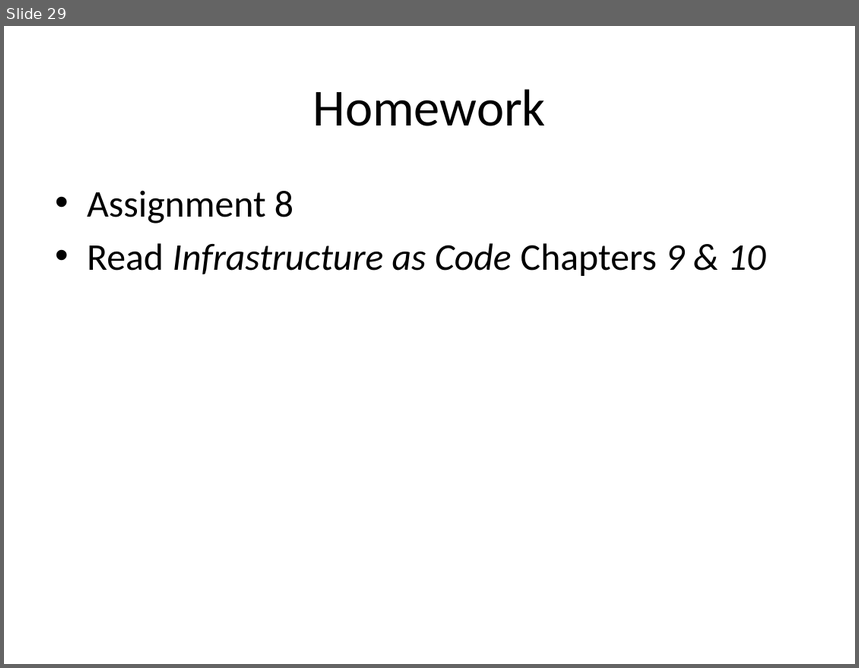
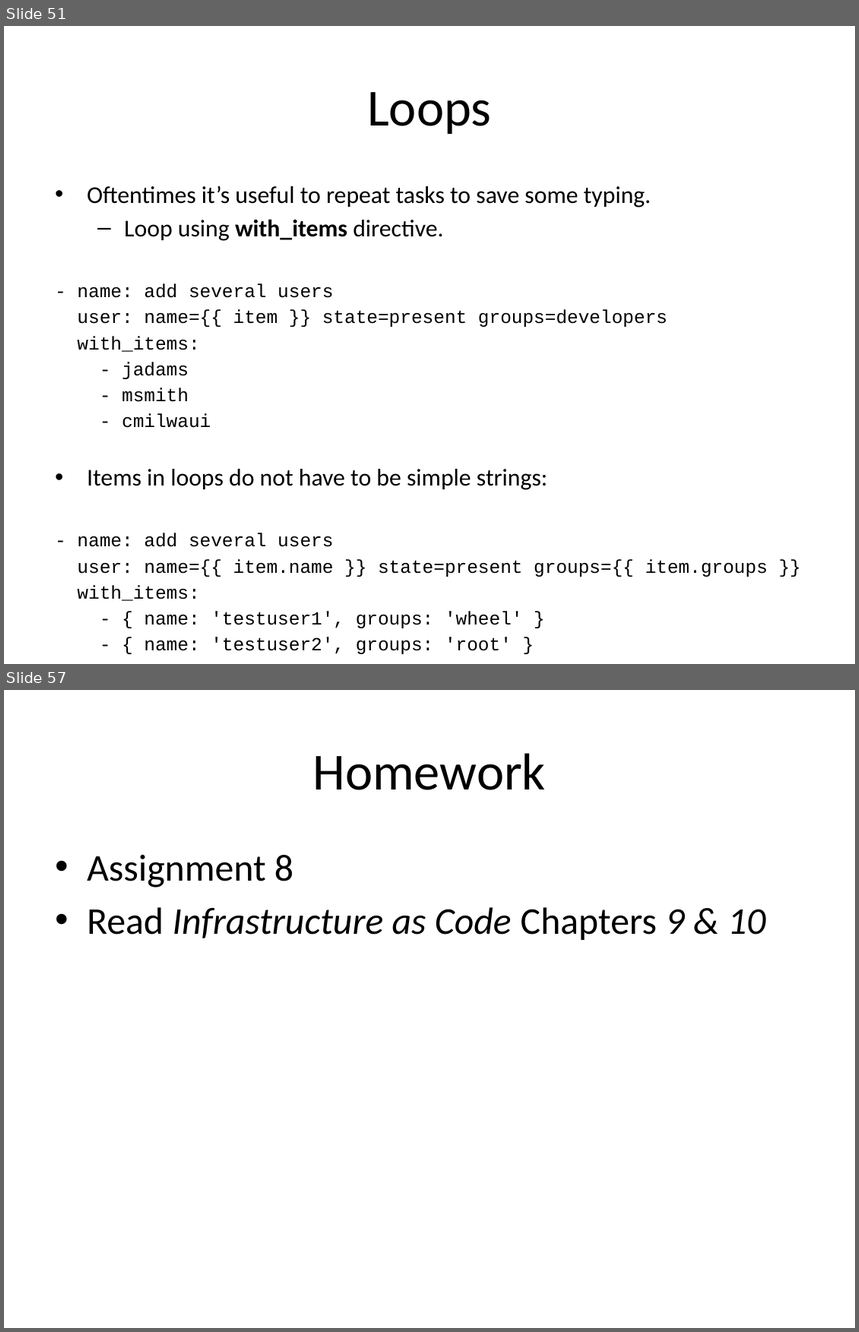
Before and after one commit to jasondbaker/infrastructure-class, a slide deck: lectures/infrastructure-week-10.pptx. Shown one above the other, each under a label of ours: slide 29 before the commit, slides 51 and 57 after it; the slides between them are not shown. The pictures are 859x668 and 859x1332 pixels, drawn with LibreOffice and Linux fonts; fonts in the diff are those of the drawing. Boxes give left, top, right and bottom in pixels: in the first picture for what was removed or moved away, otherwise in the second. Text is boxed around its words. In the diff, an @@ line names an element or a change of style, - is before the commit and + after.

```diff
--- a/lectures/infrastructure-week-10.pptx
+++ b/lectures/infrastructure-week-10.pptx
@@ slide 51 added at [4,26,855,664], background #FFFFFF @@
@@ title added at [367,92,491,134], 44 pt, text #000000 @@
+Loops
@@ text added at [77,186,768,655], 15.7 pt, text #000000 @@
+• Oftentimes it’s useful to repeat tasks to save some typing.
+  – Loop using with_items directive.
+- name: add several users
+user: name={{ item }} state=present groups=developers
+with_items:
+- jadams
+- msmith
+- cmilwaui
+• Items in loops do not have to be simple strings:
+- name: add several users
+user: name={{ item.name }} state=present groups={{ item.groups }}
+with_items:
+- { name: 'testuser1', groups: 'wheel' }
+- { name: 'testuser2', groups: 'root' }
@@ what was slide 29 is now slide 57 @@
```
Also in this commit, not shown: 2 slides changed, 27 other slides added.
